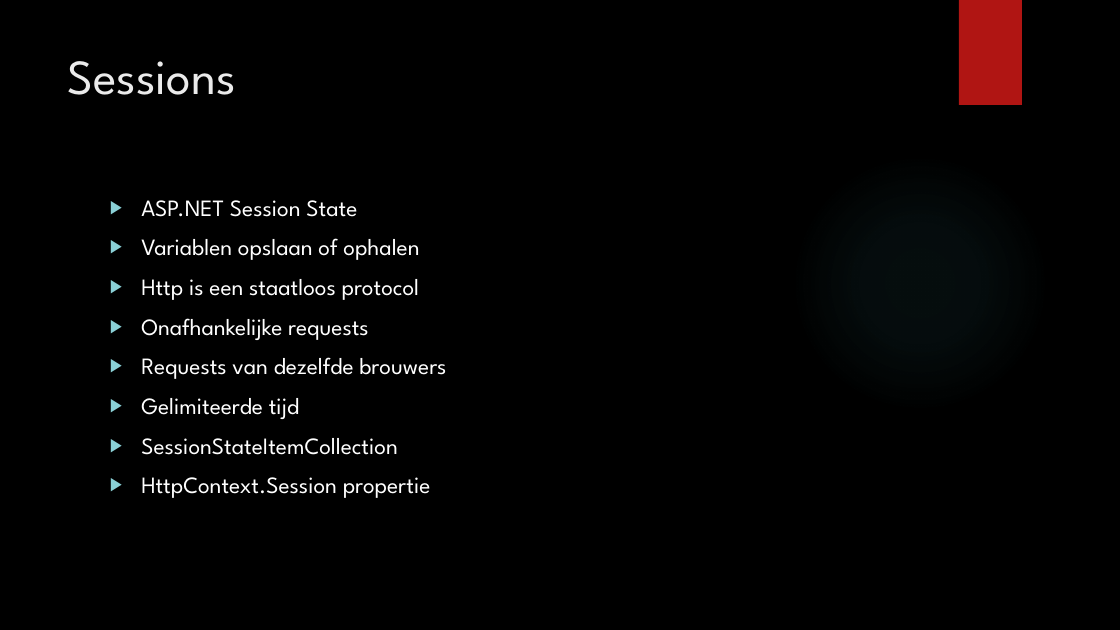
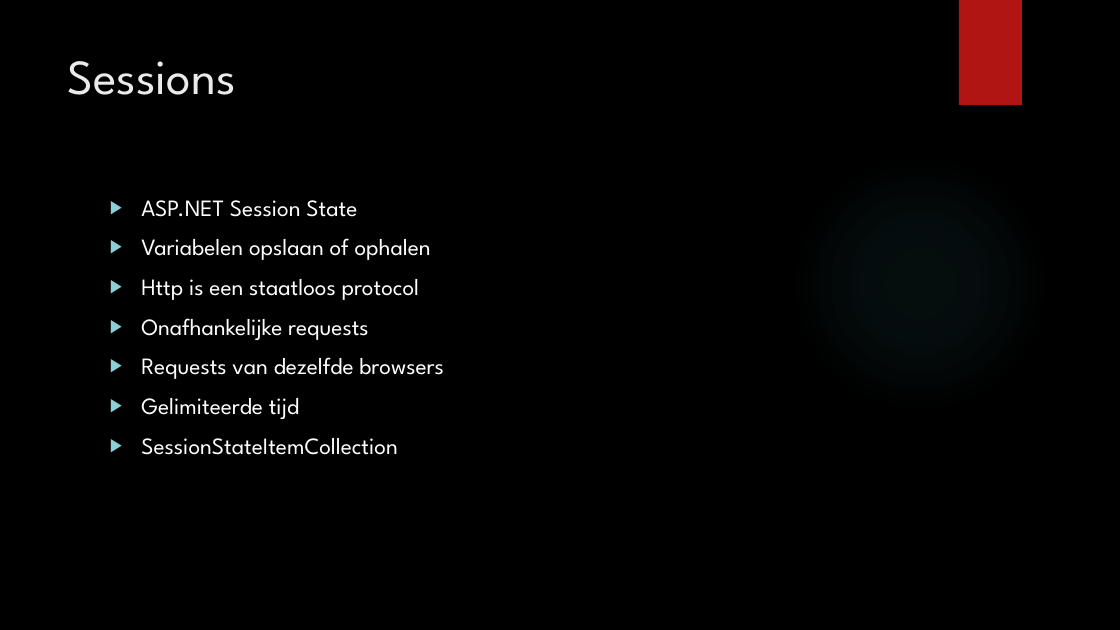
Before and after one commit to Object-Pascal/ASP-Les, a slide deck: slide 29 of Wel_Les_ASP.NET_MVC_Presentatie.pptx. Drawn at 1120x630 pixels with LibreOffice and Linux fonts; fonts in the diff are those of the drawing; background and template pictures are left out. Boxes give left, top, right and bottom in pixels: in the first picture for what was removed or moved away, otherwise in the second. Text is boxed around its words. In the diff, an @@ line names an element or a change of style, - is before the commit and + after.

```diff
--- a/Wel_Les_ASP.NET_MVC_Presentatie.pptx
+++ b/Wel_Les_ASP.NET_MVC_Presentatie.pptx
@@ text at [141,238,431,260]: text changed @@
-▶ Variablen opslaan of ophalen
+▶ Variabelen opslaan of ophalen
@@ text at [141,357,444,379]: text changed @@
-▶ Requests van dezelfde brouwers
+▶ Requests van dezelfde browsers
@@ text at [141,477,431,498]: paragraph removed @@
-▶ HttpContext.Session propertie
```
Also in this commit, not shown: 5 other slides changed, 8 other files.
